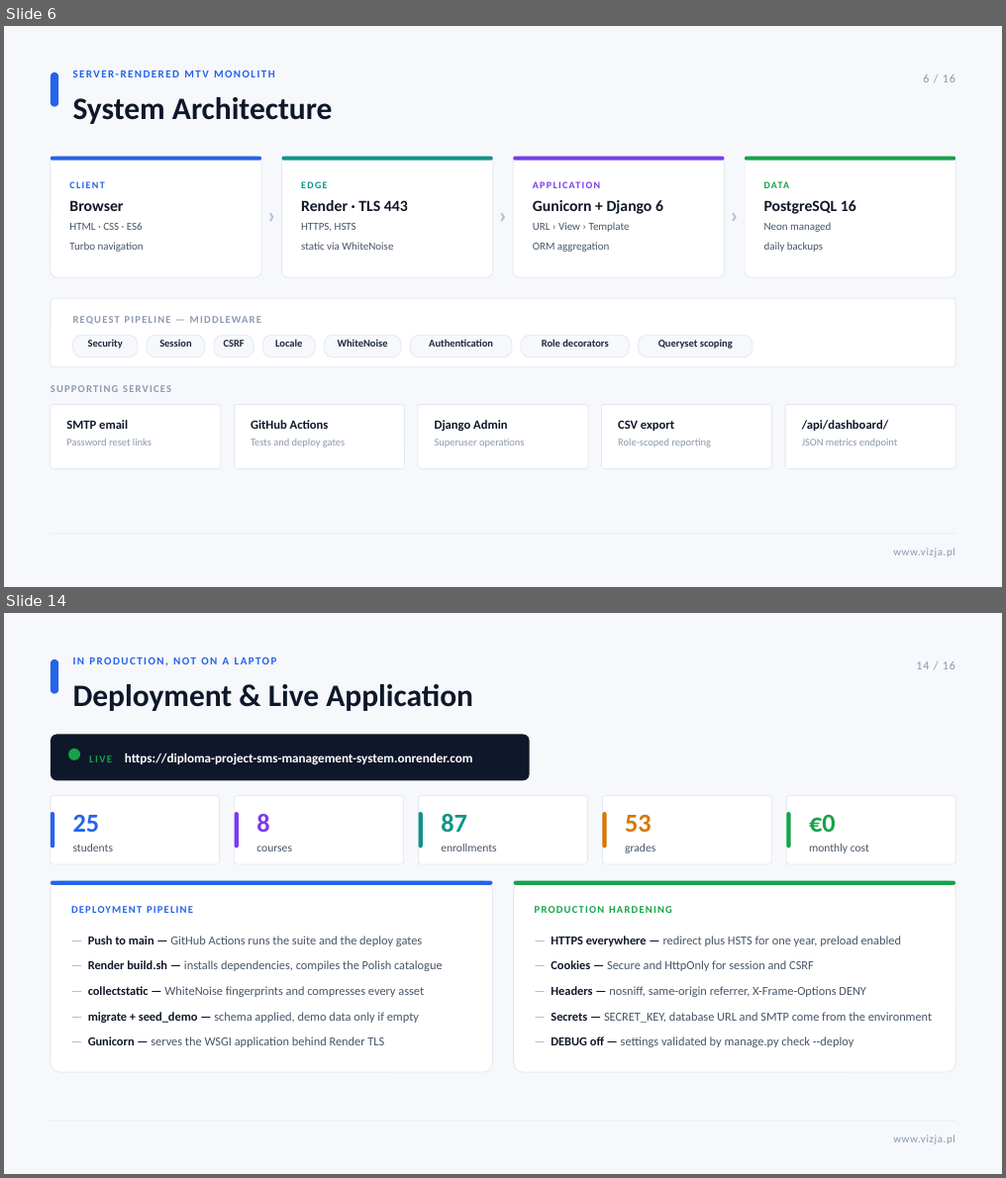
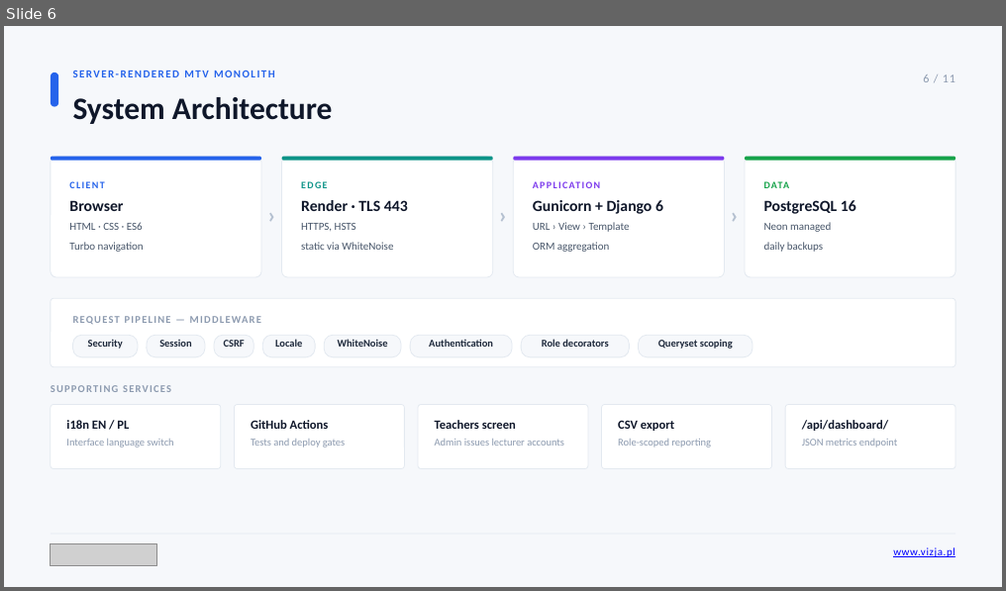
Before and after one commit to maksym671/Diploma-Project-SMS-Management-System, a slide deck: Maksym_Shpak_Diploma_Presentation.pptx. Shown one above the other, each under a label of ours: slides 6 and 14 before the commit, slide 6 after it; the slides between them are not shown. The pictures are 1006x1178 and 1006x591 pixels, drawn with LibreOffice and Linux fonts; fonts in the diff are those of the drawing; grey boxes stand for pictures. Boxes give left, top, right and bottom in pixels: in the first picture for what was removed or moved away, otherwise in the second. Text is boxed around its words. In the diff, an @@ line names an element or a change of style, - is before the commit and + after.

Commit message:
Replace email password reset with an in-app Teachers screen

```diff
--- a/Maksym_Shpak_Diploma_Presentation.pptx
+++ b/Maksym_Shpak_Diploma_Presentation.pptx
@@ slide 14 removed at <box>4,613,1002,1174</box>, background #F6F8FB @@
@@ rounded rectangle removed at <box>51,660,58,694</box> @@
@@ text removed at <box>73,657,277,664</box> @@
-IN PRODUCTION, NOT ON A LAPTOP
@@ text removed at <box>916,662,955,669</box> @@
-14 / 16
@@ text removed at <box>73,684,473,711</box> @@
-Deployment & Live Application
@@ rounded rectangle removed at <box>51,735,530,780</box> @@
@@ ellipse removed at <box>68,749,80,761</box> @@
@@ text removed at <box>89,753,473,764</box> @@
-LIVE https://diploma-project-sms-management-system.onrender.com
@@ rounded rectangle removed at <box>51,796,220,864</box> @@
@@ rounded rectangle removed at <box>51,812,54,848</box> @@
@@ text removed at <box>73,814,114,852</box> @@
-25
-students
@@ rounded rectangle removed at <box>235,796,404,864</box> @@
@@ rounded rectangle removed at <box>235,812,239,848</box> @@
@@ text removed at <box>256,814,292,852</box> @@
-8
-courses
@@ rounded rectangle removed at <box>419,796,588,864</box> @@
@@ rounded rectangle removed at <box>419,812,423,848</box> @@
@@ text removed at <box>441,814,496,852</box> @@
-87
-enrollments
@@ rounded rectangle removed at <box>603,796,772,864</box> @@
@@ rounded rectangle removed at <box>603,812,607,848</box> @@
@@ text removed at <box>625,814,655,854</box> @@
-53
-grades
@@ rounded rectangle removed at <box>786,796,955,864</box> @@
@@ rounded rectangle removed at <box>786,812,791,848</box> @@
@@ text removed at <box>809,814,869,854</box> @@
-€0
-monthly cost
@@ rounded rectangle removed at <box>51,881,493,1072</box> @@
@@ rounded rectangle removed at <box>51,881,493,885</box> @@
@@ text removed at <box>71,903,476,920</box> @@
-DEPLOYMENT PIPELINE
@@ rounded rectangle removed at <box>514,881,956,1072</box> @@
@@ rounded rectangle removed at <box>514,881,956,885</box> @@
@@ text removed at <box>535,906,672,913</box> @@
-PRODUCTION HARDENING
@@ text removed at <box>88,936,443,1048</box> @@
-— Push to main — GitHub Actions runs the suite and the deploy gates
-— Render build.sh — installs dependencies, compiles the Polish catalogue
-— collectstatic — WhiteNoise fingerprints and compresses every asset
-— migrate + seed_demo — schema applied, demo data only if empty
-— Gunicorn — serves the WSGI application behind Render TLS
@@ text removed at <box>550,936,932,1048</box> @@
-— HTTPS everywhere — redirect plus HSTS for one year, preload enabled
-— Cookies — Secure and HttpOnly for session and CSRF
-— Headers — nosniff, same-origin referrer, X-Frame-Options DENY
-— Secrets — SECRET_KEY, database URL and SMTP come from the environment
-— DEBUG off — settings validated by manage.py check --deploy
@@ rectangle removed at <box>51,1121,955,1121</box> @@
@@ text removed at <box>893,1135,955,1145</box> @@
-www.vizja.pl
@@ slide 6 changed as well @@
@@ text at <box>923,75,955,82</box>: text changed @@
-6 / 16
+6 / 11
@@ text at <box>66,420,173,448</box>: text changed @@
-SMTP email
-Password reset links
+i18n EN / PL
+Interface language switch
@@ text at <box>435,420,564,446</box>: text changed @@
-Django Admin
-Superuser operations
+Teachers screen
+Admin issues lecturer accounts
@@ picture added at <box>51,544,156,566</box> @@
@@ text "www.vizja.pl" at <box>893,548,955,558</box>: text colour #8C9AAF to #0000FF, underline on @@
```
Also in this commit, not shown: 9 other slides changed, 1 slide added, 5 other slides removed, 51 other files.
